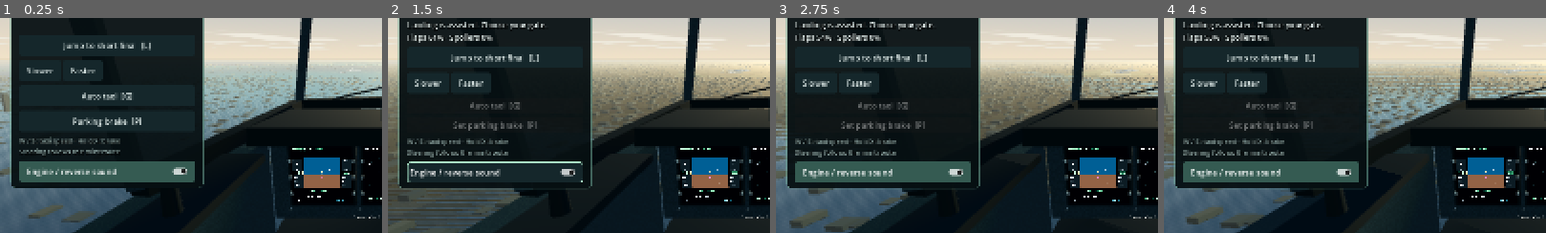
Above: before the commit, frames 1-4 (left to right).
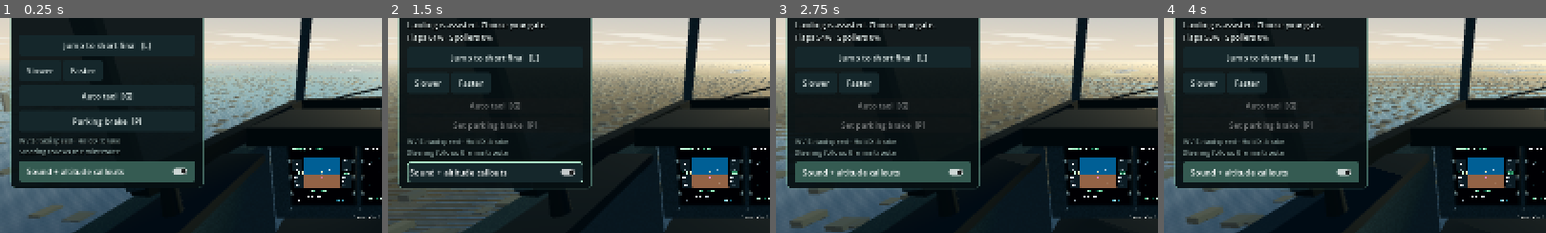
Above: after the commit, the same moments.

Repository: ftrap2030/Flight_Sim_GPT
Game: Godot game, scene res://main.tscn
Two runs of this game, one before a commit and one after it. Both use one fixed random seed, a clock stepped at 60 frames per second and the inputs below.
Inputs (mouse positions are % of the whole screen's width and height, from its top left):
- Up to frame 1 (0.25 s): no input
- Up to frame 2 (1.5 s): click (14, 65) at 0.5 s, where only the run before the commit has a clickable "Engine / reverse sound"; click (14, 65) at 1.25 s, where only the run after the commit has a clickable "Sound + altitude callouts"
- Up to frame 3 (2.75 s): click "Restart [R]" at 2 s
- Up to frame 4 (4 s): click "Restart [R]" at 2.75 s; click "Restart [R]" at 3.5 s
The pictures show only the part of the screen within x 0-50%, y 29-79%; the shares and areas given below are measured in that part.

The runs differ from the first frame. In frame 1, 0.4% of the frame differs, in the area x 7-33%, y 70-74%; in frame 2, 0.5%, in the area x 6-31%, y 70-75%; in frame 3, 0.5%; in frame 4, 0.5%.

Commit message:
Add compact arrival sounds and local browser altitude callouts

Diff:
--- a/godot/scripts/arrival_audio.gd
+++ b/godot/scripts/arrival_audio.gd
@@ -1,29 +1,106 @@
 extends AudioStreamPlayer
-## Original lightweight synthesized engine/reverser loop; no external assets.
+## Small original synthesized sound set; speech uses browser-local voices only.
 var enabled := true
+var wheels: AudioStreamPlayer
+var flaps: AudioStreamPlayer
+var touchdown: AudioStreamPlayer
+var previous_time := -1.0
+var previous_height := -1.0
+var previous_flaps := -1.0
+var previously_grounded := false
+var was_silent := false
+var last_callout := ""
+var caption_seconds := 0.0
+var played_callouts: Array[int] = []
+const CALLOUTS := [1000,500,100,50,40,30,20,10]
 
 func _ready() -> void:
+	stream = _sound("engine",2.0,true)
+	volume_db = -34
+	play()
+	wheels = _player("wheels",1.0,true)
+	flaps = _player("flaps",1.0,true)
+	touchdown = _player("touchdown",0.65,false)
+
+func _player(kind: String, duration: float, loop: bool) -> AudioStreamPlayer:
+	var player := AudioStreamPlayer.new()
+	player.stream = _sound(kind,duration,loop)
+	player.volume_db = -60
+	add_child(player)
+	if loop: player.play()
+	return player
+
+func _sound(kind: String, duration: float, loop: bool) -> AudioStreamWAV:
 	var wav := AudioStreamWAV.new()
 	wav.format = AudioStreamWAV.FORMAT_16_BITS
 	wav.mix_rate = 22050
-	wav.loop_mode = AudioStreamWAV.LOOP_FORWARD
-	wav.loop_end = 44100
+	var count := int(duration*22050)
+	wav.loop_mode = AudioStreamWAV.LOOP_FORWARD if loop else AudioStreamWAV.LOOP_DISABLED
+	wav.loop_end = count
 	var bytes := PackedByteArray()
-	bytes.resize(88200)
+	bytes.resize(count*2)
 	var rng := RandomNumberGenerator.new()
-	rng.seed = 260911
+	rng.seed = 260911+kind.hash()
 	var filtered := 0.0
-	for i in 44100:
-		filtered = lerpf(filtered,rng.randf_range(-1,1),0.24)
+	for i in count:
+		filtered = lerpf(filtered,rng.randf_range(-1,1),0.2)
 		var t := float(i)/22050.0
-		var sample := 0.32*sin(TAU*80*t)+0.1*sin(TAU*160*t)+0.5*filtered
-		bytes.encode_s16(i*2,int(sample*22000))
+		var sample := 0.28*sin(TAU*80*t)+0.08*sin(TAU*240*t)+0.5*filtered
+		if kind=="wheels": sample = filtered*0.9+0.09*sin(TAU*36*t)*(0.6+0.4*sin(TAU*8*t))
+		elif kind=="flaps": sample = 0.19*sin(TAU*180*t)+0.07*sin(TAU*360*t)+0.2*filtered
+		elif kind=="touchdown": sample = (0.7*sin(TAU*48*t)+1.1*filtered)*exp(-t*9)
+		var envelope := minf(1,minf(t/0.015,(duration-t)/0.015))
+		bytes.encode_s16(i*2,int(clampf(sample*envelope,-1,1)*22000))
 	wav.data = bytes
-	stream = wav
-	volume_db = -36
-	play()
+	return wav
+
+func _cancel_voice() -> void:
+	if OS.has_feature("web"):
+		JavaScriptBridge.eval("if(window.miamiVoice)window.miamiVoice.cancel();")
+
+func reset_sequence() -> void:
+	_cancel_voice()
+	played_callouts.clear()
+	previous_height = -1
+	previous_flaps = -1
+	previously_grounded = false
+	caption_seconds = 0
+	last_callout = ""
+	touchdown.stop()
 
 func update_arrival(state: RefCounted, paused: bool) -> void:
-	stream_paused = paused or not enabled or state.phase=="PARKED"
-	volume_db = lerpf(-33,-12,state.reverse_ratio)
-	pitch_scale = 0.7+state.speed_ms/120.0+state.reverse_ratio*0.5
+	if state.time<previous_time: reset_sequence()
+	var dt := maxf(0,state.time-previous_time) if previous_time>=0 else 0.0
+	previous_time = state.time
+	caption_seconds = maxf(0,caption_seconds-dt)
+	var silent := paused or not enabled
+	if silent and not was_silent: _cancel_voice()
+	was_silent = silent
+	stream_paused = silent
+	wheels.stream_paused = silent
+	flaps.stream_paused = silent
+	touchdown.stream_paused = silent
+	# Keep a quiet engine idle at the gate; reverse has a deeper, louder layer.
+	volume_db = -32+state.reverse_ratio*17+minf(state.speed_ms/75.0,1.0)*3
+	pitch_scale = 0.75+state.speed_ms/180.0+state.reverse_ratio*0.3
+	wheels.volume_db = lerpf(-60,-22,clampf(state.speed_ms/65.0,0,1)) if state.on_ground() else -60
+	wheels.pitch_scale = 0.65+state.speed_ms/75.0
+	var moving_flaps: bool = previous_flaps>=0 and absf(state.flap_ratio-previous_flaps)>0.00001
+	flaps.volume_db = -26 if moving_flaps else -60
+	previous_flaps = state.flap_ratio
+	if state.on_ground() and not previously_grounded and not silent:
+		touchdown.volume_db = -14
+		touchdown.play()
+	previously_grounded = state.on_ground()
+	var pitch: float = deg_to_rad(state.pitch_deg)
+	var height: float = maxf(0,state.height-3.16*cos(pitch)-17.4*sin(pitch))/0.3048
+	if previous_height>=0 and not state.on_ground():
+		for threshold in CALLOUTS:
+			if previous_height>threshold and height<=threshold and threshold not in played_callouts:
+				played_callouts.append(threshold)
+				if not silent:
+					last_callout = str(threshold)
+					caption_seconds = 1.5
+					if OS.has_feature("web"):
+						JavaScriptBridge.eval("if(window.miamiVoice)window.miamiVoice.say("+JSON.stringify(last_callout)+");")
+	previous_height = height
--- a/godot/scripts/hud.gd
+++ b/godot/scripts/hud.gd
@@ -12,6 +12,7 @@
 var quality_select: OptionButton
 var lighting_select: OptionButton
 var cloud_select: OptionButton
+var callout_caption: Label
 var gate_select: OptionButton
 var arrival_status: Label
 var auto_button: Button
@@ -109,7 +110,7 @@
 	flight.add_child(brake_button)
 	flight.add_child(_label("W / S: taxi speed · Hold X: brake\nSteering follows the mint route",14,DIM))
 	var sound := CheckButton.new()
-	sound.text = "Engine / reverse sound"
+	sound.text = "Sound + altitude callouts"
 	sound.button_pressed = true
 	sound.toggled.connect(func(enabled: bool): app.arrival_audio.enabled = enabled)
 	flight.add_child(sound)
@@ -157,6 +158,10 @@
 	toast = _label("",17,MINT)
 	toast.position = Vector2(36,107)
 	root.add_child(toast)
+	callout_caption = _label("",28,MINT)
+	callout_caption.set_anchors_and_offsets_preset(Control.PRESET_CENTER_BOTTOM)
+	callout_caption.position = Vector2(-90,-180)
+	root.add_child(callout_caption)
 	update_buttons()
 
 func _label(text: String, font_size: int, color: Color) -> Label:
@@ -198,6 +203,7 @@
 	return style
 
 func _process(delta: float) -> void:
+	callout_caption.text = app.arrival_audio.last_callout+" FT" if app.arrival_audio.caption_seconds>0 else ""
 	timer += delta
 	notice_seconds = maxf(0,notice_seconds-delta)
 	if notice_seconds==0: toast.text = ""
Not shown, changed: godot/README.md
Not shown, changed: godot/web/shell.html
